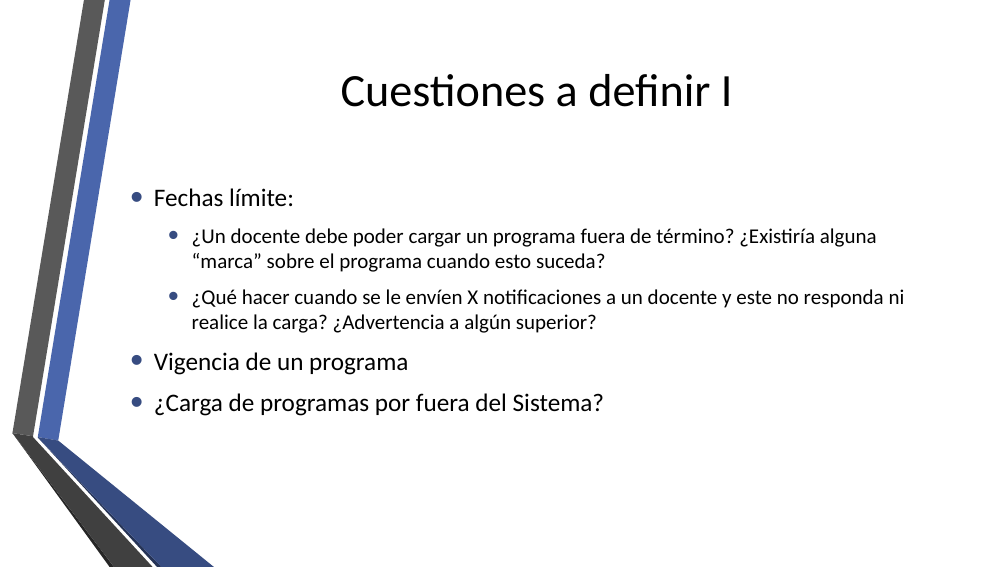
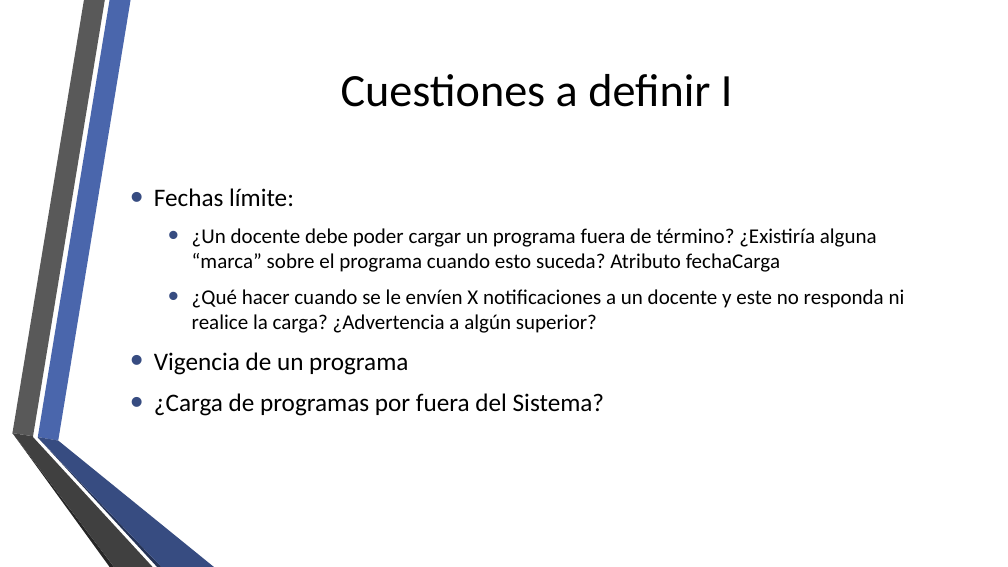
Before and after one commit to fge23/Sistema-VASPA, a slide deck: slide 22 of Presentaciones/presentacion vaspa - 12 - Noviembre 2019.pptx (slide 21 before the commit). Drawn at 1008x567 pixels with LibreOffice and Linux fonts; fonts in the diff are those of the drawing; background and template pictures are left out. Boxes give left, top, right and bottom in pixels: in the first picture for what was removed or moved away, otherwise in the second. Text is boxed around its words. In the diff, an @@ line names an element or a change of style, - is before the commit and + after.

```diff
--- a/Presentaciones/presentacion vaspa - 12 - Noviembre 2019.pptx
+++ b/Presentaciones/presentacion vaspa - 12 - Noviembre 2019.pptx
@@ text at (x1=192, y1=228, x2=877, y2=272): text changed @@
-  • ¿Un docente debe poder cargar un programa fuera de término? ¿Existiría alguna “marca” sobre el programa cuando esto suceda?
+  • ¿Un docente debe poder cargar un programa fuera de término? ¿Existiría alguna “marca” sobre el programa cuando esto suceda? Atributo fechaCarga
```
Also in this commit, not shown: 7 other slides changed, 1 slide added.
